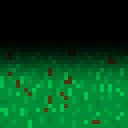
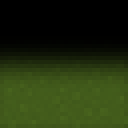
Revision of a layered 128×128 image; what changed, layer by layer:
moved "Layer 2" above "grass-tile (1)", painted on it over (0, 40, 128, 128)
added layer "grass-tile (1)" above "Layer 1" over (0, 40, 128, 128)
hid "Layer 1" over (0, 40, 128, 128)
